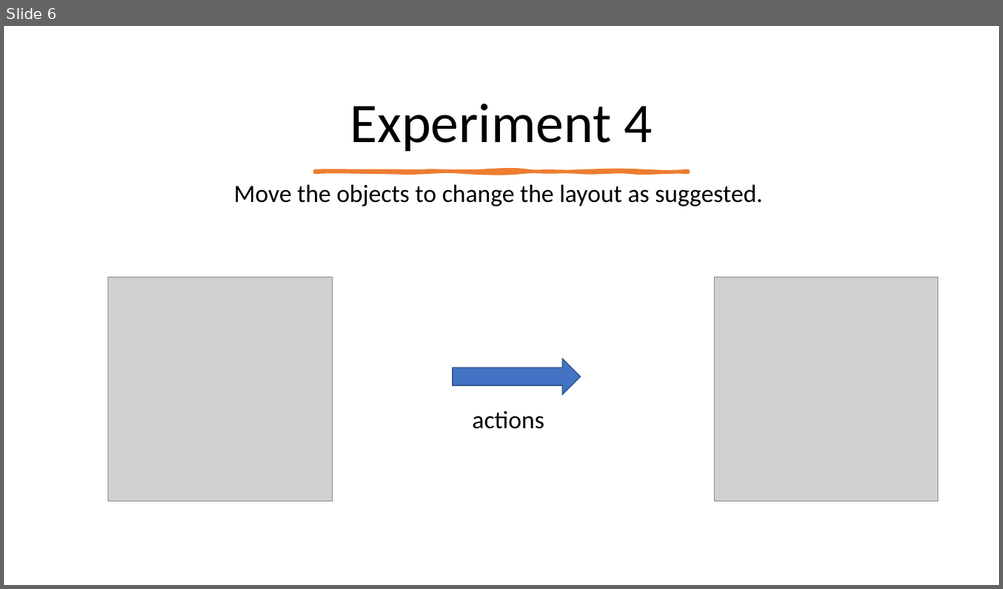
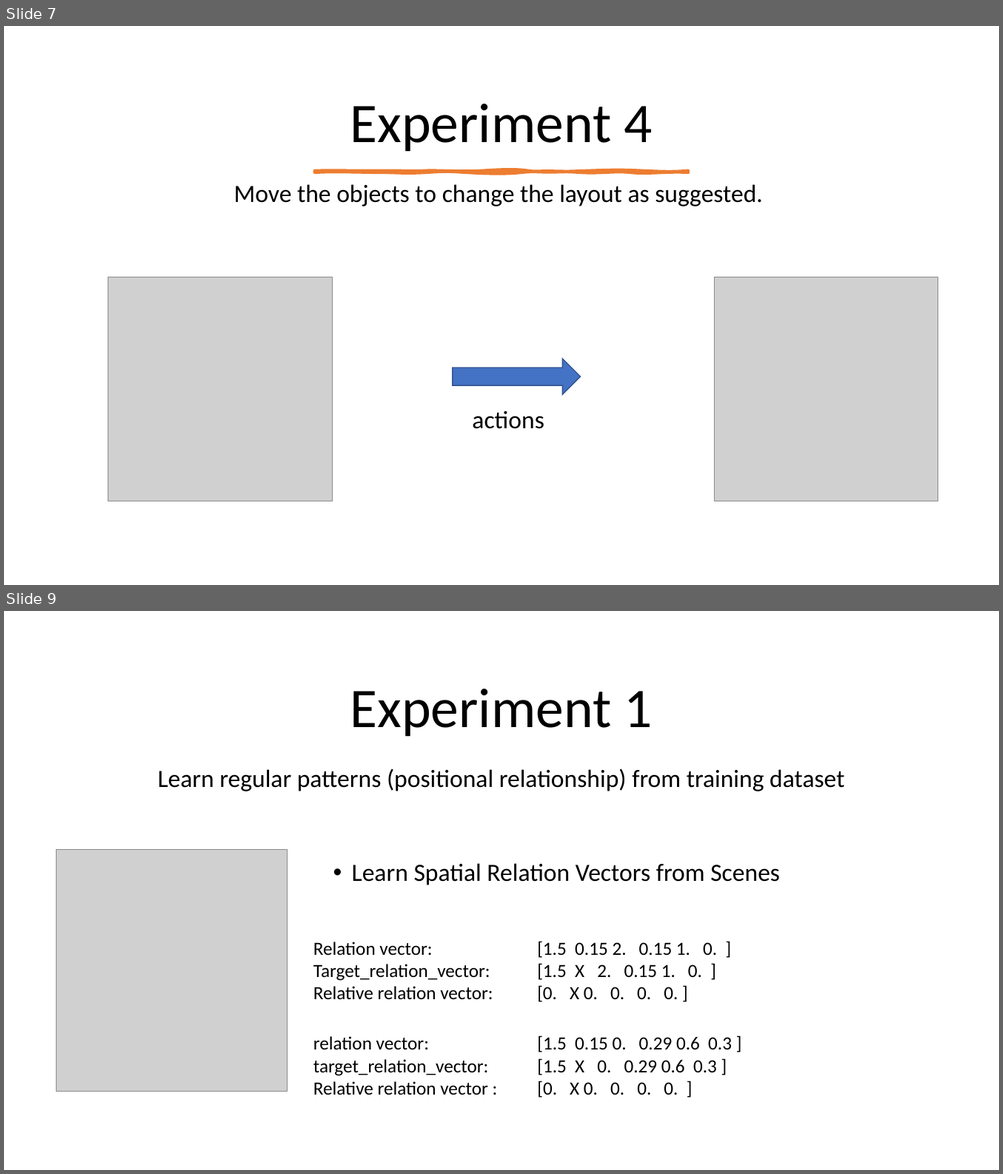
Before and after one commit to akweury/nsai_note, a slide deck: spatial_relation_vector.pptx. Shown one above the other, each under a label of ours: slide 6 before the commit, slides 7 and 9 after it; the slides between them are not shown. The pictures are 1003x589 and 1003x1174 pixels, drawn with LibreOffice and Linux fonts; fonts in the diff are those of the drawing; grey boxes stand for pictures. Boxes give left, top, right and bottom in pixels: in the first picture for what was removed or moved away, otherwise in the second. Text is boxed around its words. In the diff, an @@ line names an element or a change of style, - is before the commit and + after.

```diff
--- a/spatial_relation_vector.pptx
+++ b/spatial_relation_vector.pptx
@@ slide 9 added at (x1=4, y1=611, x2=999, y2=1170), background #FFFFFF @@
@@ title added at (x1=350, y1=689, x2=652, y2=737), 54 pt, text #000000 @@
+Experiment 1
@@ text added at (x1=158, y1=769, x2=844, y2=792), 24 pt, text #000000 @@
+Learn regular patterns (positional relationship) from training dataset
@@ picture added at (x1=57, y1=850, x2=287, y2=1091) @@
@@ text added at (x1=352, y1=863, x2=780, y2=886), 24 pt, text #000000 @@
+• Learn Spatial Relation Vectors from Scenes
@@ text added at (x1=378, y1=941, x2=717, y2=1002), 18 pt, text #000000 @@
+Relation vector: [1.5 0.15 2. 0.15 1. 0. ]
+Target_relation_vector: [1.5 X 2. 0.15 1. 0. ]
+Relative relation vector: [0. X 0. 0. 0. 0. ]
@@ text added at (x1=378, y1=1036, x2=731, y2=1098), 18 pt, text #000000 @@
+relation vector: [1.5 0.15 0. 0.29 0.6 0.3 ]
+target_relation_vector: [1.5 X 0. 0.29 0.6 0.3 ]
+Relative relation vector : [0. X 0. 0. 0. 0. ]
@@ what was slide 6 is now slide 7 @@
```
Also in this commit, not shown: 2 slides changed, 16 other slides added.
